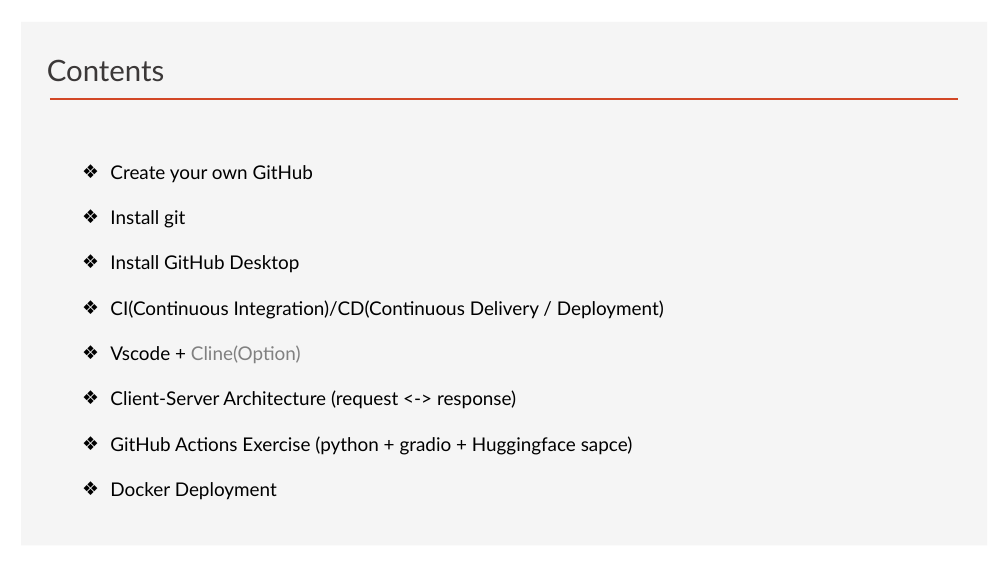
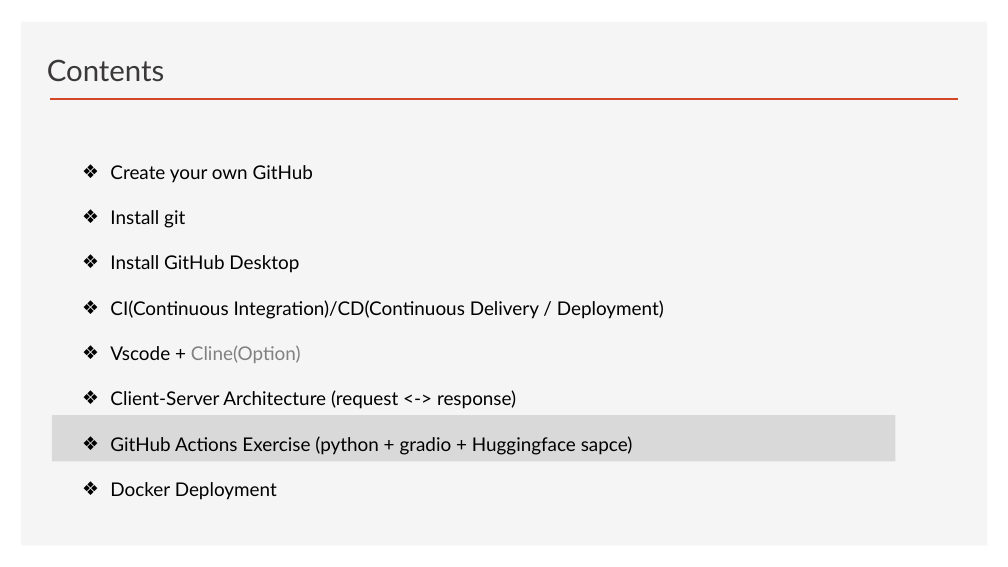
Before and after one commit to ancestor9/2026_Fall_Learning-Langchain-AI-Agent, a slide deck: slide 3 of PPTs/00_App Deployment.pptx. Drawn at 1008x567 pixels with LibreOffice and Linux fonts; fonts in the diff are those of the drawing; background and template pictures are left out. Boxes give left, top, right and bottom in pixels: in the first picture for what was removed or moved away, otherwise in the second. Text is boxed around its words. In the diff, an @@ line names an element or a change of style, - is before the commit and + after.

```diff
--- a/PPTs/00_App Deployment.pptx
+++ b/PPTs/00_App Deployment.pptx
@@ rectangle added at [52, 415, 896, 461], fill #D9D9D9 @@
```
Also in this commit, not shown: 8 slides added, 1 other file.
